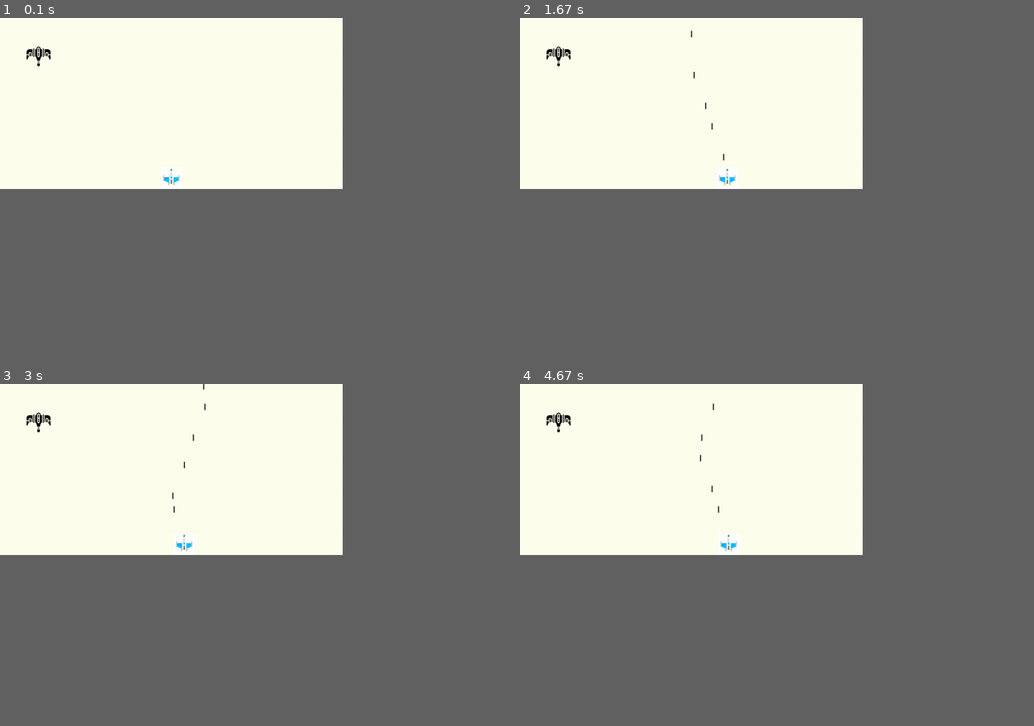
Above: before the commit, frames 1-4 (two rows, left to right).
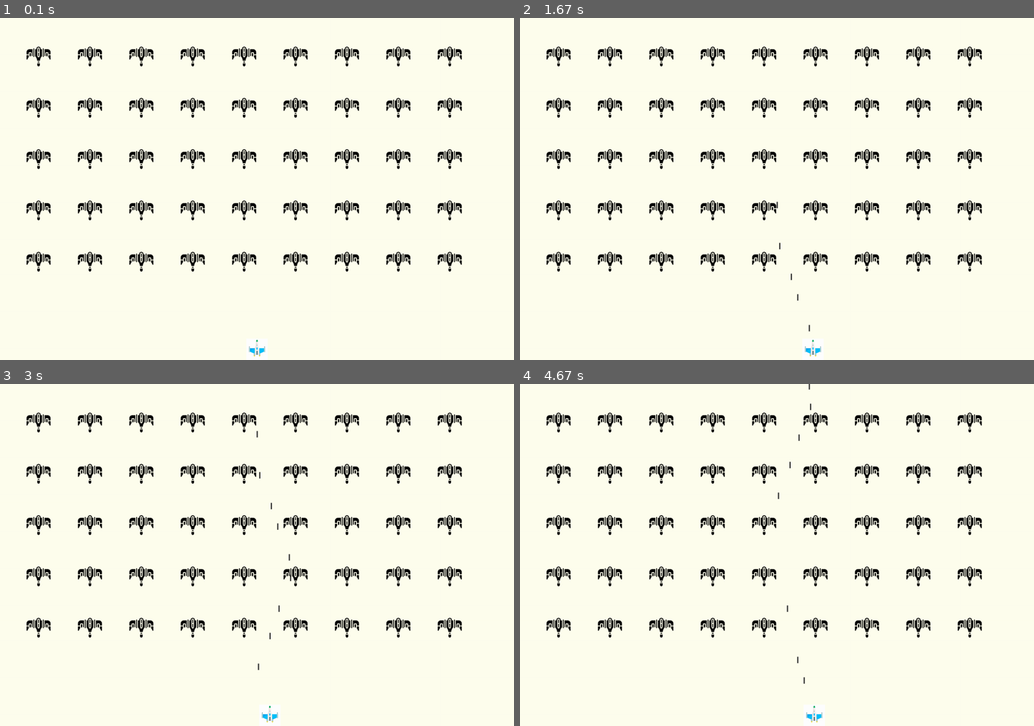
Above: after the commit, the same moments.

Repository: Ator93/pygame_shooter
Game: pygame game, started from shooter_game.py
Two runs of this game, one before a commit and one after it. Both use one fixed random seed, a clock stepped at 60 frames per second and the inputs below.
Inputs:
- Up to frame 1 (0.1 s): no input
- Up to frame 2 (1.67 s): tap Space at 0.33, 0.73, 1.03, 1.23, 1.53 s; hold Right 0.67-1.13 s; hold Right 1.17-1.63 s
- Up to frame 3 (3 s): hold Left 1.67-2.2 s; tap Space at 1.73, 2.03, 2.3, 2.6, 2.73 s; hold Left 2.23-2.63 s; hold Right from 2.67 s (still down)
- Up to frame 4 (4.67 s): tap Space at 3.03, 3.4, 3.7, 3.9, 4.2, 4.4 s; release Right at 3.3 s; hold Left 3.33-3.8 s; hold Right 3.83-4.3 s; hold Right from 4.33 s (still down)
In our replay, the window is 600x300 before the commit and 900x600 after it. These sizes can differ from the game's own. Grey fills any space a smaller window leaves; there, only what the larger window draws over its background counts as a difference.

The runs differ from the first frame. In frame 1, 5.5% of the frame differs, in the area x 5-90%, y 8-99%; in frame 2, 5.5%; in frame 3, 5.6%, in the area x 5-90%, y 0-99%; in frame 4, 5.6%.

Commit message:
Added fleet

Diff:
--- a/settings.py
+++ b/settings.py
@@ -4,8 +4,8 @@
     def __init__(self):
         """ Initialize the game's settings """
         #Screen settings
-        self.screen_width = 800
-        self.screen_height = 400
+        self.screen_width = 1200
+        self.screen_height = 800
         self.bg_color = (255, 255, 238)
 
         # Ship Settings
--- a/shooter_game.py
+++ b/shooter_game.py
@@ -101,9 +101,28 @@
 
     def _create_fleet(self):
         """ Create a fleet of aliens. """
-        # Make an alien.
+        # Create an alien and keep adding aliens until there's no room left
+        # Spacing between aliens is one alien width
         alien = Alien(self)
-        self.aliens.add(alien)
+        alien_width, alien_height = alien.rect.size
+
+        current_x, current_y = alien_width, alien_height
+        while current_y < (self.settings.screen_height - 3 * alien_height):
+            while current_x < (self.settings.screen_width - 2 * alien_width):
+                self._create_alien(current_x, current_y)
+                current_x += 2 * alien_width
+
+            # Finished a row; reset x value and increment y value.
+            current_x = alien_width
+            current_y += 2 * alien_height
+
+    def _create_alien(self, x_position, y_position):
+        """ Create a new alien and place it in the row """
+        new_alien = Alien(self)
+        new_alien.x = x_position
+        new_alien.rect.x = x_position
+        new_alien.rect.y = y_position
+        self.aliens.add(new_alien)
 
 
 if __name__ == "__main__":
